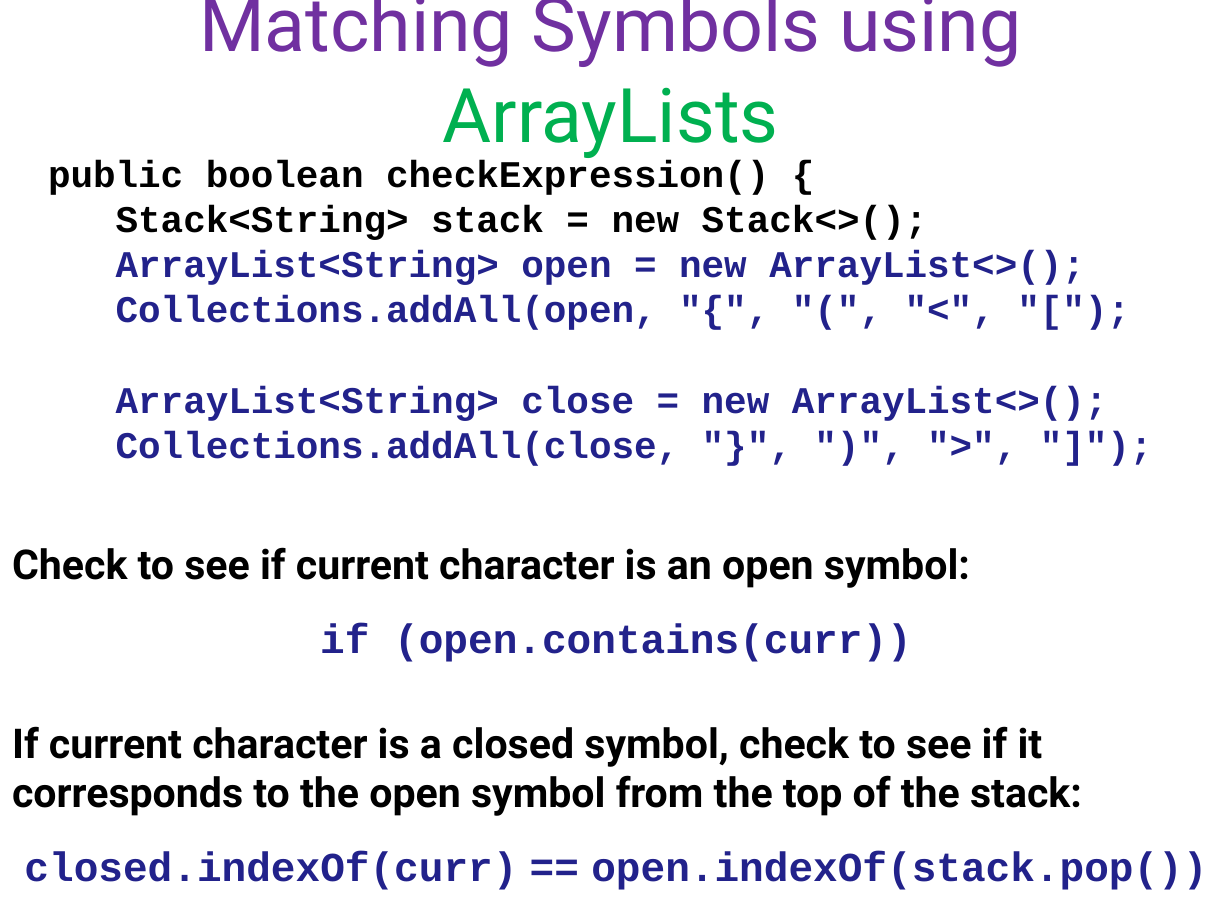
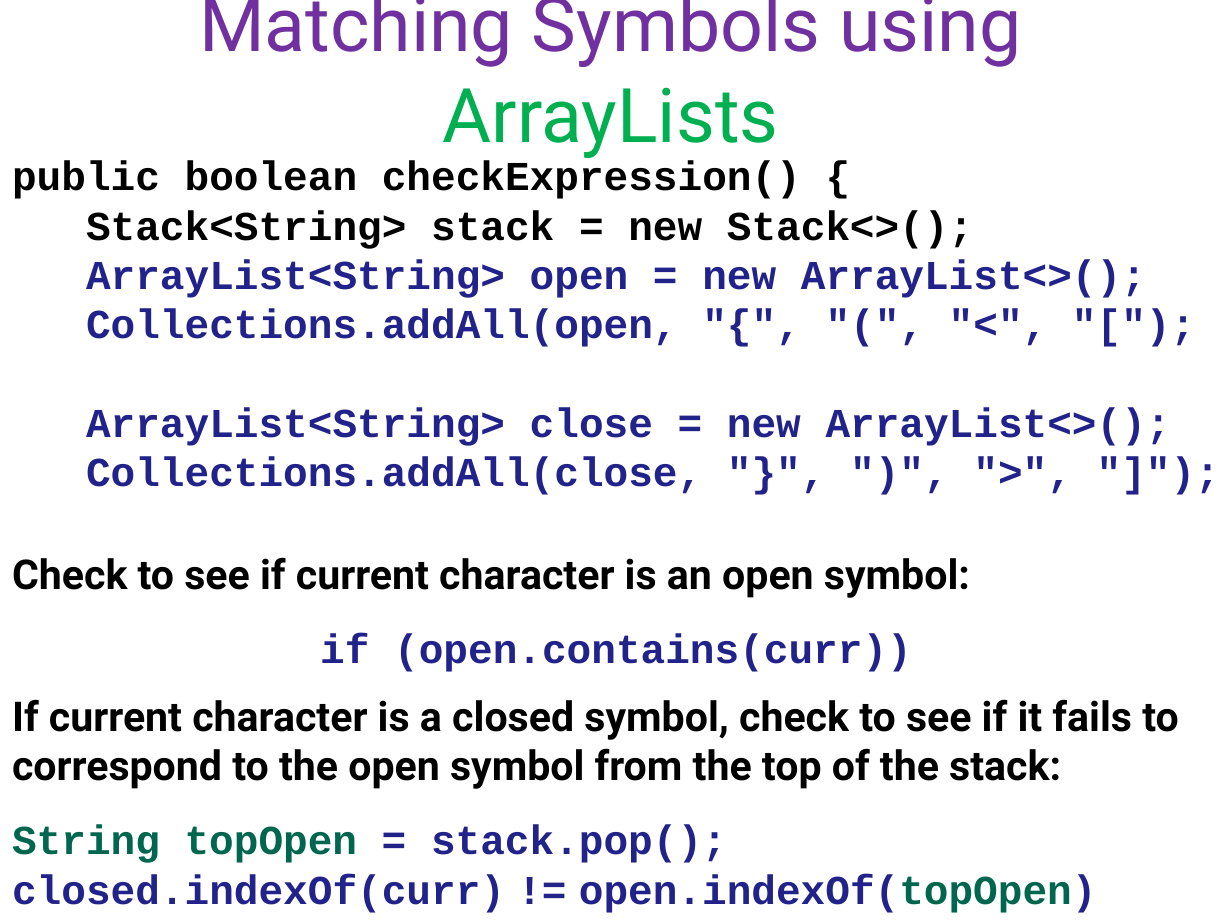
Before and after one commit to ishanigoli/cs3-labs, a slide deck: slide 14 of u06b_stacks/notes/13b.expressionTester.pptx (slide 15 before the commit). Drawn at 1232x924 pixels with LibreOffice and Linux fonts; fonts in the diff are those of the drawing. Boxes give left, top, right and bottom in pixels: in the first picture for what was removed or moved away, otherwise in the second. Text is boxed around its words. In the diff, an @@ line names an element or a change of style, - is before the commit and + after.

Commit message:
stack tester commit

```diff
--- a/u06b_stacks/notes/13b.expressionTester.pptx
+++ b/u06b_stacks/notes/13b.expressionTester.pptx
@@ text "public boolean checkExpression() { Stack<String> ...": place and size @@
-text "public boolean checkExpression() { Stack<String> ..." at box(48, 160, 1108, 466)
+text "public boolean checkExpression() { Stack<String> ..." at box(12, 161, 1171, 495)
@@ text "public boolean checkExpression() { Stack<String> ..." at box(12, 161, 1171, 495): size 22 to 24 pt @@
@@ text "Check to see if current ...": place and size @@
-text "Check to see if current ..." at box(12, 547, 1207, 890)
+text "Check to see if current ..." at box(12, 557, 1178, 913)
@@ text at box(12, 699, 1178, 913): text changed @@
-If current character is a closed symbol, check to see if it corresponds to the open symbol from the top of the stack:
-closed.indexOf(curr) == open.indexOf(stack.pop())
+If current character is a closed symbol, check to see if it fails to correspond to the open symbol from the top of the stack:
+String topOpen = stack.pop();
+closed.indexOf(curr) != open.indexOf(topOpen)
```
Also in this commit, not shown: 3 other slides changed, 1 slide added, 1 slide removed, 29 other files.
